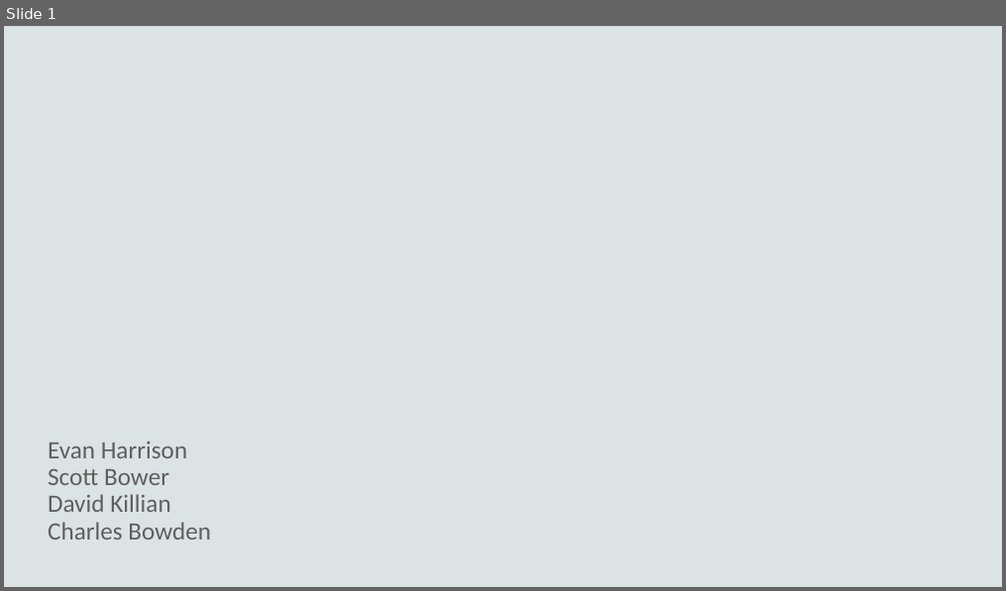
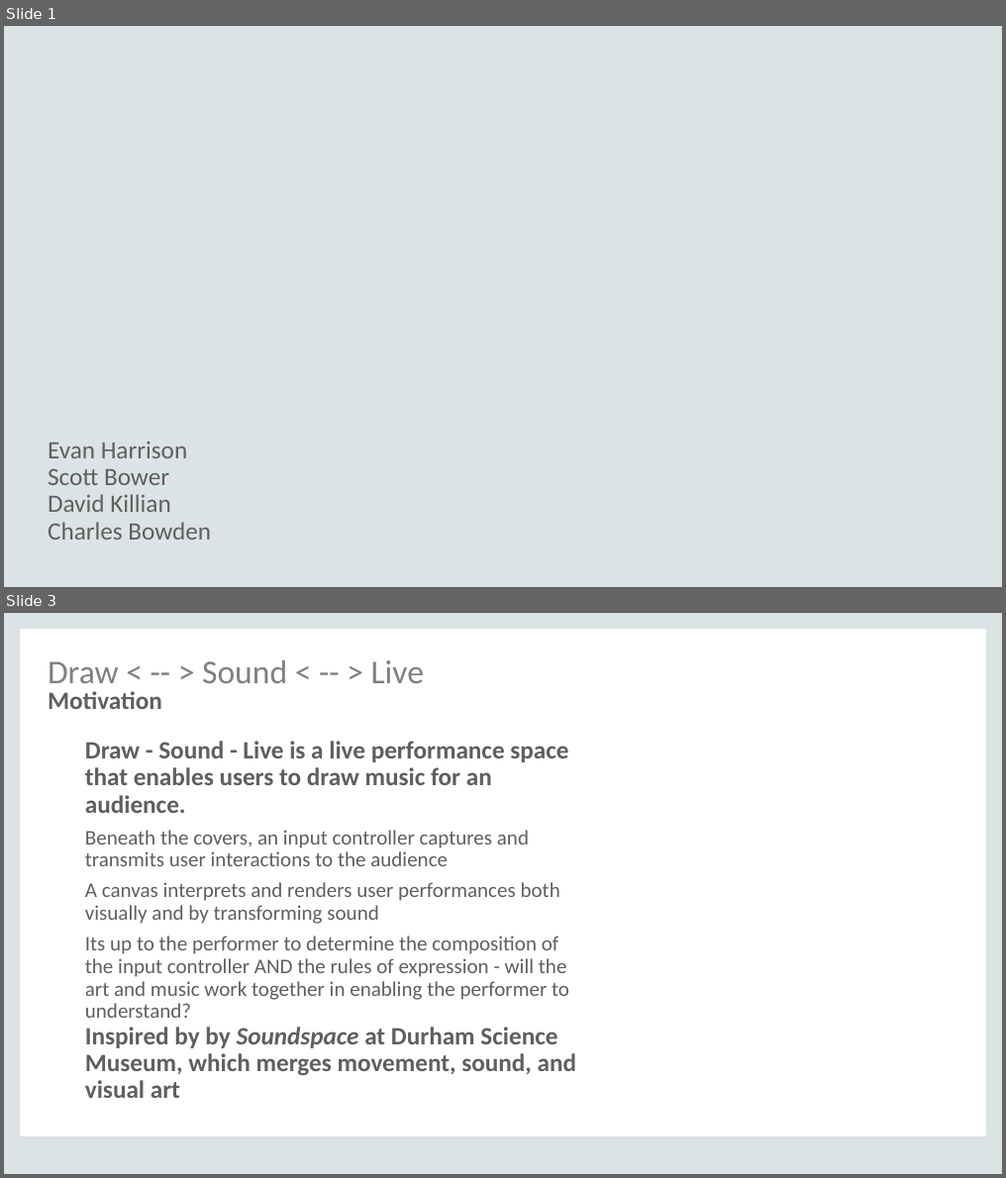
Before and after one commit to DSEapps/draw-sound-live, a slide deck: docs/draw-sound-live-v1.pptx. Shown one above the other, each under a label of ours: slide 1 before the commit, slides 1 and 3 after it; the slides between them are not shown. The pictures are 1006x591 and 1006x1178 pixels, drawn with LibreOffice and Linux fonts; fonts in the diff are those of the drawing; background and template pictures are left out. Boxes give left, top, right and bottom in pixels: in the first picture for what was removed or moved away, otherwise in the second. Text is boxed around its words. In the diff, an @@ line names an element or a change of style, - is before the commit and + after.

```diff
--- a/docs/draw-sound-live-v1.pptx
+++ b/docs/draw-sound-live-v1.pptx
@@ slide 3 added at [4, 613, 1002, 1174], background #FFFFFF @@
@@ group added at [4, 613, 1002, 1174]: 4 rectangles @@
@@ title added at [48, 660, 424, 709], 32 pt, text #808080 @@
+Draw < -- > Sound < -- > Live
+Motivation
@@ text added at [85, 741, 576, 1098], 20 pt, text #5F5F5F @@
+Draw - Sound - Live is a live performance space that enables users to draw music for an audience.
+  Beneath the covers, an input controller captures and transmits user interactions to the audience
+  A canvas interprets and renders user performances both visually and by transforming sound
+  Its up to the performer to determine the composition of the input controller AND the rules of expression - will the art and music work together in enabling the performer to understand?
+Inspired by by Soundspace at Durham Science Museum, which merges movement, sound, and visual art
```
Also in this commit, not shown: 3 slides changed, 1 other slide added, 3 slides removed, 1 other file.
